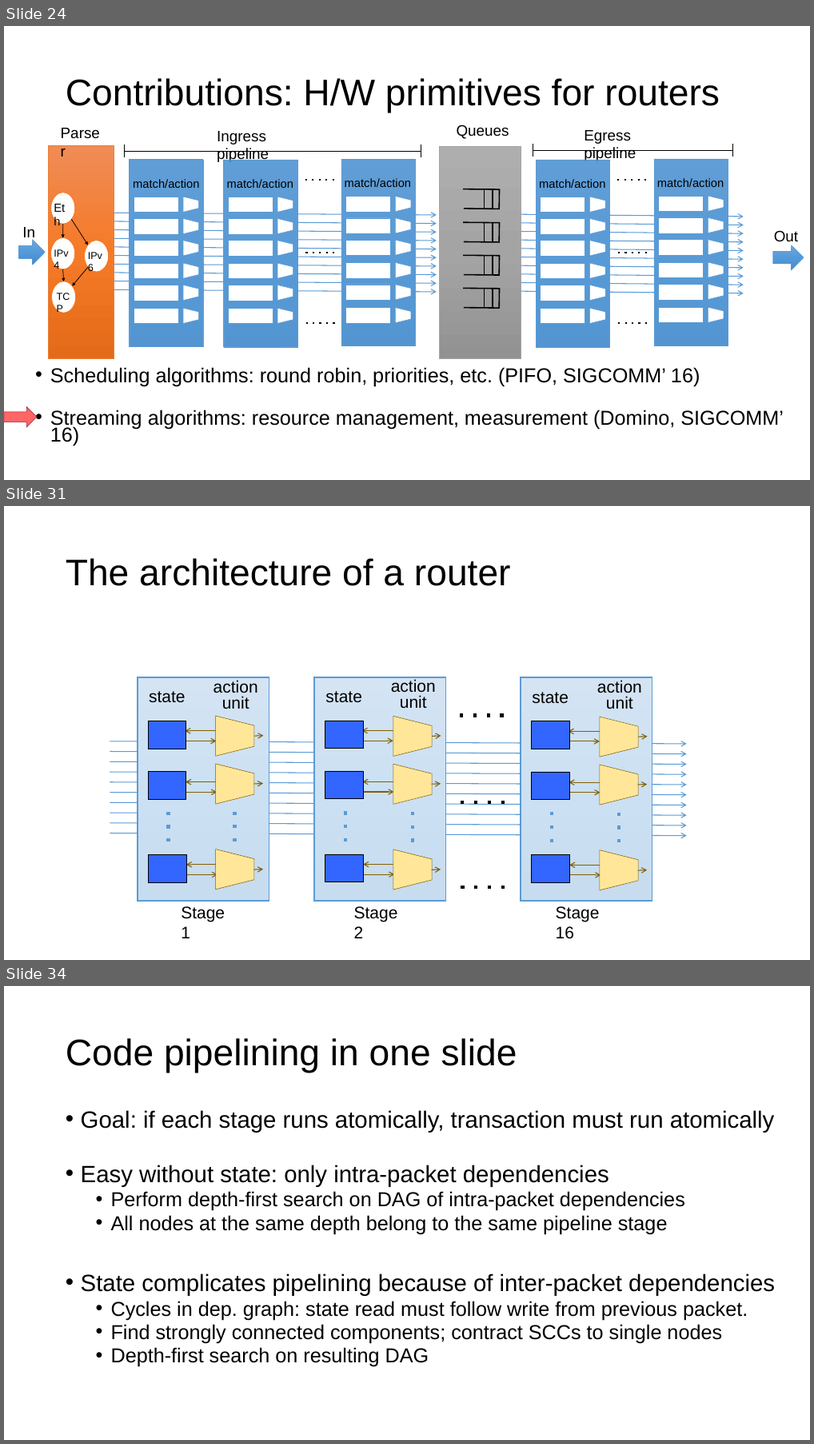
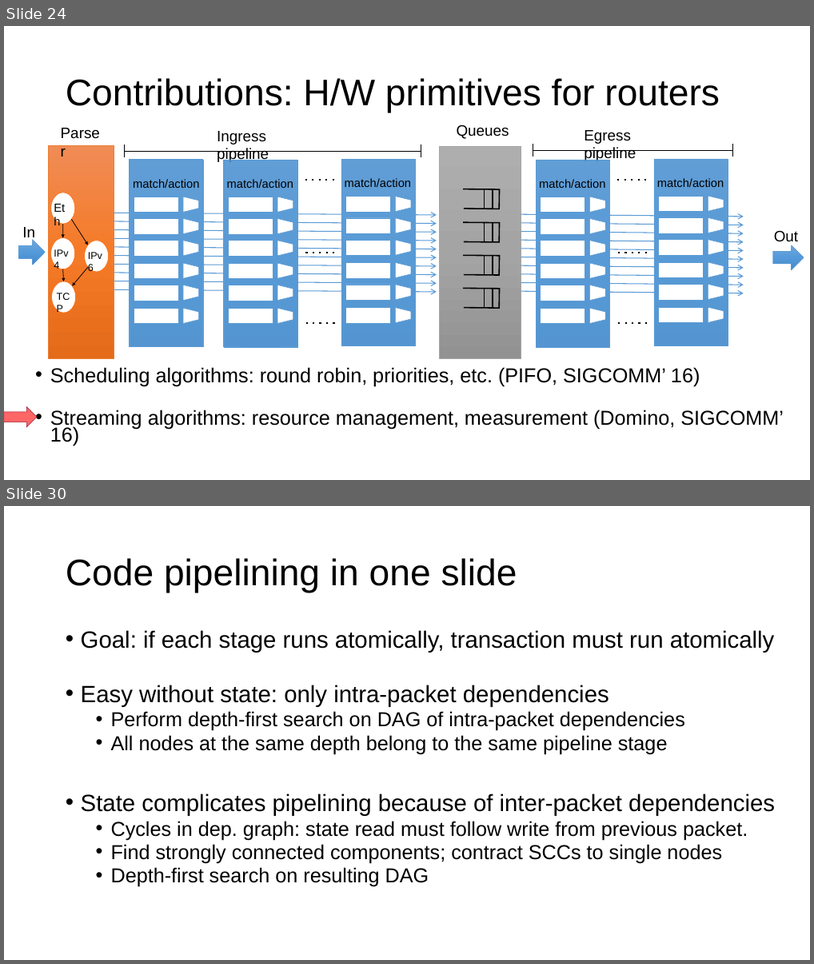
Before and after one commit to anirudhSK/pifo-domino-marple-ppts, a slide deck: combined_domino_pifo.pptx. Shown one above the other, each under a label of ours: slides 24, 31 and 34 before the commit, slides 24 and 30 after it; the slides between them are not shown. The pictures are 814x1444 and 814x964 pixels, drawn with LibreOffice and Linux fonts; fonts in the diff are those of the drawing. Boxes give left, top, right and bottom in pixels: in the first picture for what was removed or moved away, otherwise in the second. Text is boxed around its words. In the diff, an @@ line names an element or a change of style, - is before the commit and + after.

```diff
--- a/combined_domino_pifo.pptx
+++ b/combined_domino_pifo.pptx
@@ slide 31 removed at (4, 506, 810, 960), background #FFFFFF @@
@@ title removed at (66, 558, 511, 586) @@
-The architecture of a router
@@ group removed at (110, 677, 687, 939): 37 arrows, 15 rectangles, 13 lines, 9 texts, 9 trapezoids @@
-Stage 1
-Stage 2
-Stage 16
-state
-action unit
-state
-action unit
-state
-action unit
@@ what was slide 34 is now slide 30 @@
```
Also in this commit, not shown: 2 slides changed, 3 slides added, 6 other slides removed.
